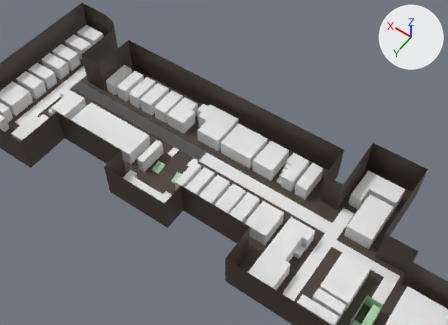
Renders of the glTF model public/models/sekand_floor.glb from each side of a commit.
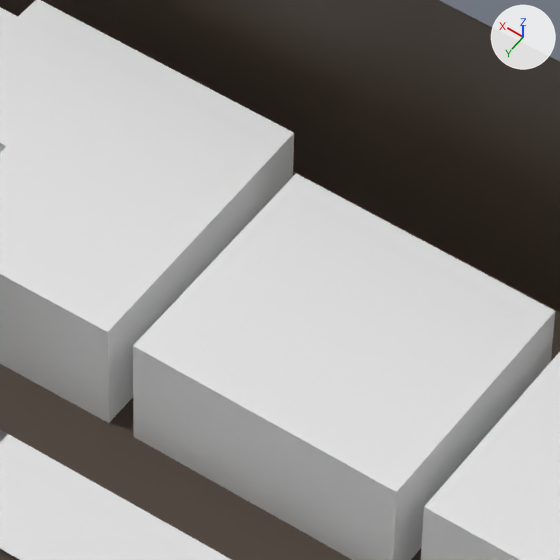
Each version is shown from a camera (50 mm lens) standing at (3.193, 3.111, 4.06) and looking at (5.075, 0.476, -0.081), then close up on the part from 46% to 60% of the width and 32% to 51% of the height. Arrows for +X, +Y and +Z are at upper right; the lights stay in place. The last two pictures show the newer version. Where no turn or scale is listed for an object, it has been applied to the vertices. Vertices at exactly the same position are counted once.

Script lines for the objects in view, before the commit:
```python
me_plane_026 = bpy.data.meshes.new('Plane.026')
me_plane_026.from_pydata(...)  # 20 vertices, 36 faces; spans x -84.35..-78.57, y -7.1..-2.14, z -2.17..0.0
# before: 1 (-78.57, -7.07, 0.0) at pixel (108, 423), 11 (-78.57, -7.07, -2.17) at pixel (107, 332)
me_plane_027 = bpy.data.meshes.new('Plane.027')
me_plane_027.from_pydata(...)  # 8 vertices, 12 faces; spans x 4.653..4.944, y 0.281..0.542, z 0.0..0.132
# before: 1 (4.942, 0.281, 0.0), 5 (4.942, 0.281, 0.132) at pixel (296, 173), 7 (4.944, 0.541, 0.132) at pixel (132, 345)
me_plane_061 = bpy.data.meshes.new('Plane.061')
me_plane_061.from_pydata(...)  # 58 vertices, 85 faces; spans x -0.98..3.6, y -0.94..0.66, z -0.08..0.26
me_plane_061.materials.append(mat_material_023)  # brown #483c32
ob_cmo = bpy.data.objects.new('CMO', me_plane_027)
ob_cmo.location = (0.177, -0.082, 0.0)
ob_disc = bpy.data.objects.new('disc', me_plane_061)
ob_disc.location = (3.512, 0.844, 0.077)
ob_plane_004 = bpy.data.objects.new('Plane.004', me_plane_026)
ob_plane_004.location = (0.364, 0.029, 0.0)
ob_plane_004.scale = (-0.0609, -0.0609, -0.0609)
# also in view: 'path' at (5.087, 0.679, 0.005); 'OFTC' at (4.71, 0.33, 0.066)
```
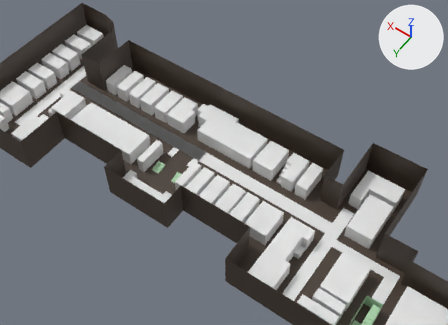
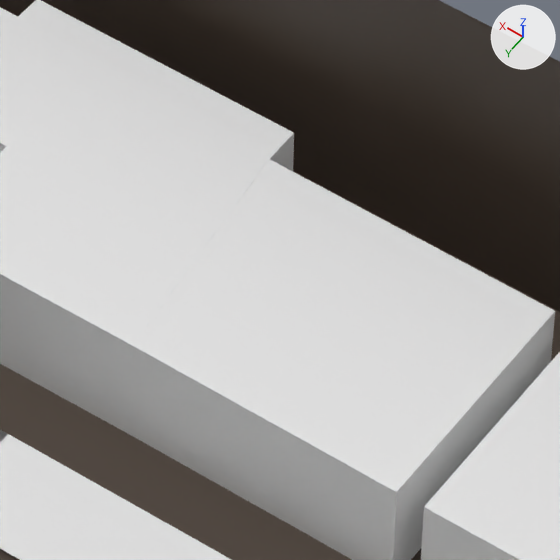
Changed parts and their boxes [x1, y1, x2, y2] in the close-ups (560 x 560 px):
'Plane.004', reshaped
    before: [0, 0, 294, 423]
    after: [0, 0, 294, 437]
part 1 of me_plane_026, added
    after: [108, 161, 268, 437]
part 2 of me_plane_027, added
    after: [135, 159, 296, 343]

The change in detail:
me_plane_026 is used by ob_plane_004; location (0.364, 0.029, 0.0); scale (-0.0609, -0.0609, -0.0609).
Verts and faces of me_plane_026; kept vertices keep their numbers, new ones are numbered from 20.
me_plane_026 had 20 vertices, 36 faces and spanned x -84.35..-78.57, y -7.1..-2.14, z -2.17..0.0.
me_plane_026 now has 23 vertices, 39 faces and spans x -84.35..-78.1, y -7.1..-2.14, z -2.18..0.0.
Part 1, on me_plane_026:
New vertex 20 is at (-78.11, -7.07, -2.17), pixel (132, 345).
New vertex 21 is at (-78.1, -7.07, 0.0), pixel (133, 437).
New vertex 22 is at (-78.58, -2.8, -2.18), pixel (269, 158).
New faces: (11, 21, 20), (1, 21, 11), (11, 20, 22).
me_plane_027 is used by ob_cmo; location (0.177, -0.082, 0.0).
Verts and faces of me_plane_027; kept vertices keep their numbers, new ones are numbered from 8.
me_plane_027 had 8 vertices, 12 faces and spanned x 4.653..4.944, y 0.281..0.542, z 0.0..0.132.
me_plane_027 now has 10 vertices, 15 faces and spans x 4.653..4.973, y 0.281..0.542, z 0.0..0.133.
Part 2, on me_plane_027:
New vertex 8 is at (4.973, 0.281, 0.133), pixel (269, 159).
New vertex 9 is at (4.973, 0.281, 0.0).
New faces: (5, 7, 8), (1, 8, 9), (1, 5, 8).
